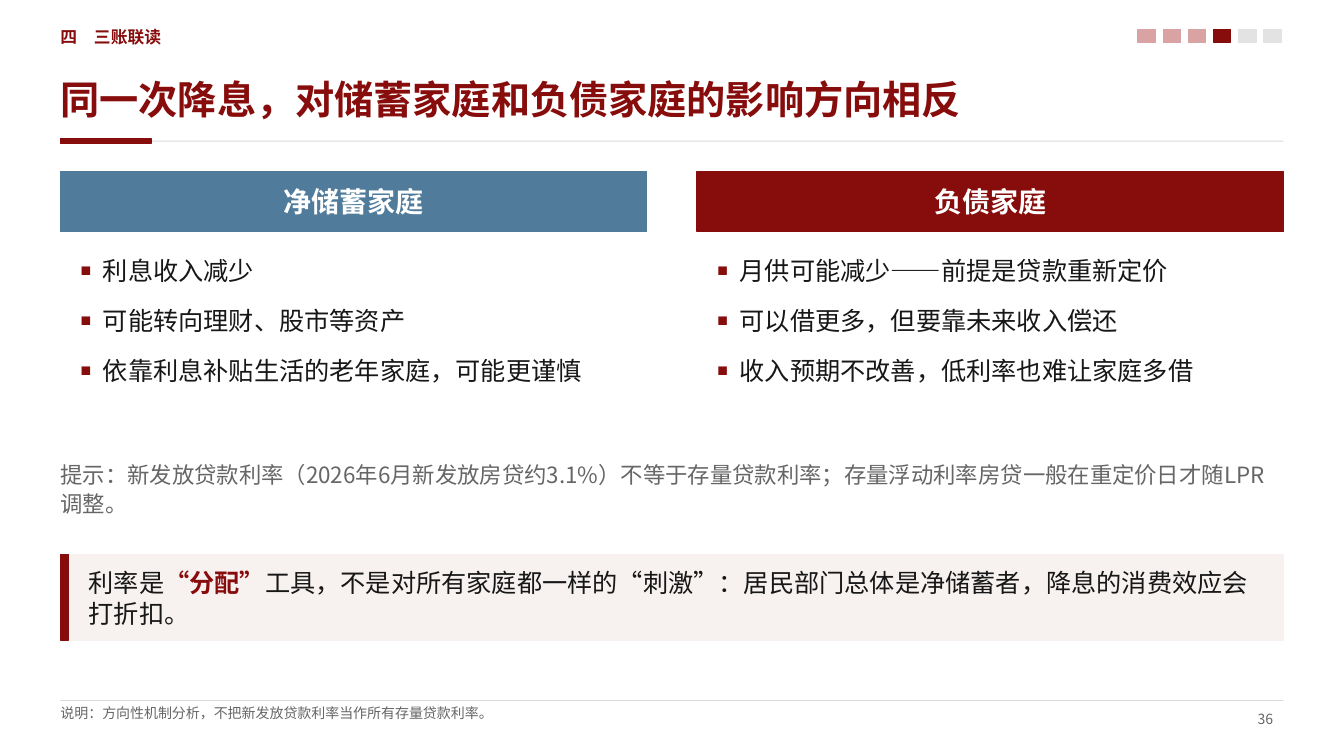
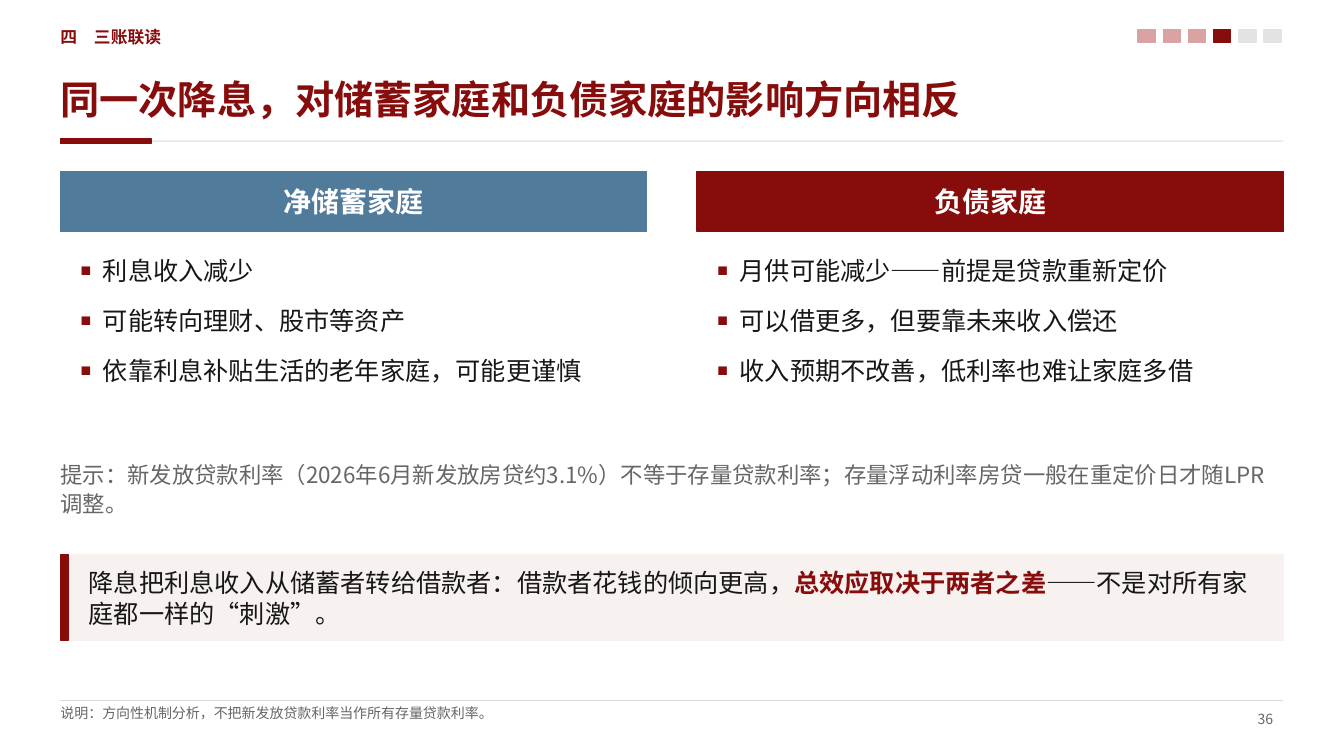
Before and after one commit to zerongwong/zerongwong.github.io, a slide deck: slide 36 of talks/2026-10-consumption-regulation/消费提振视角下的中国宏观经济形势分析_第三稿.pptx. Drawn at 1344x756 pixels with LibreOffice and Linux fonts; fonts in the diff are those of the drawing. Boxes give left, top, right and bottom in pixels: in the first picture for what was removed or moved away, otherwise in the second. Text is boxed around its words. In the diff, an @@ line names an element or a change of style, - is before the commit and + after.

```diff
--- a/talks/2026-10-consumption-regulation/消费提振视角下的中国宏观经济形势分析_第三稿.pptx
+++ b/talks/2026-10-consumption-regulation/消费提振视角下的中国宏观经济形势分析_第三稿.pptx
@@ text at box(89, 570, 1248, 625): text changed @@
-利率是“分配”工具，不是对所有家庭都一样的“刺激”：居民部门总体是净储蓄者，降息的消费效应会打折扣。
+降息把利息收入从储蓄者转给借款者：借款者花钱的倾向更高，总效应取决于两者之差——不是对所有家庭都一样的“刺激”。
```
Also in this commit, not shown: 37 other slides changed, 9 other files.
